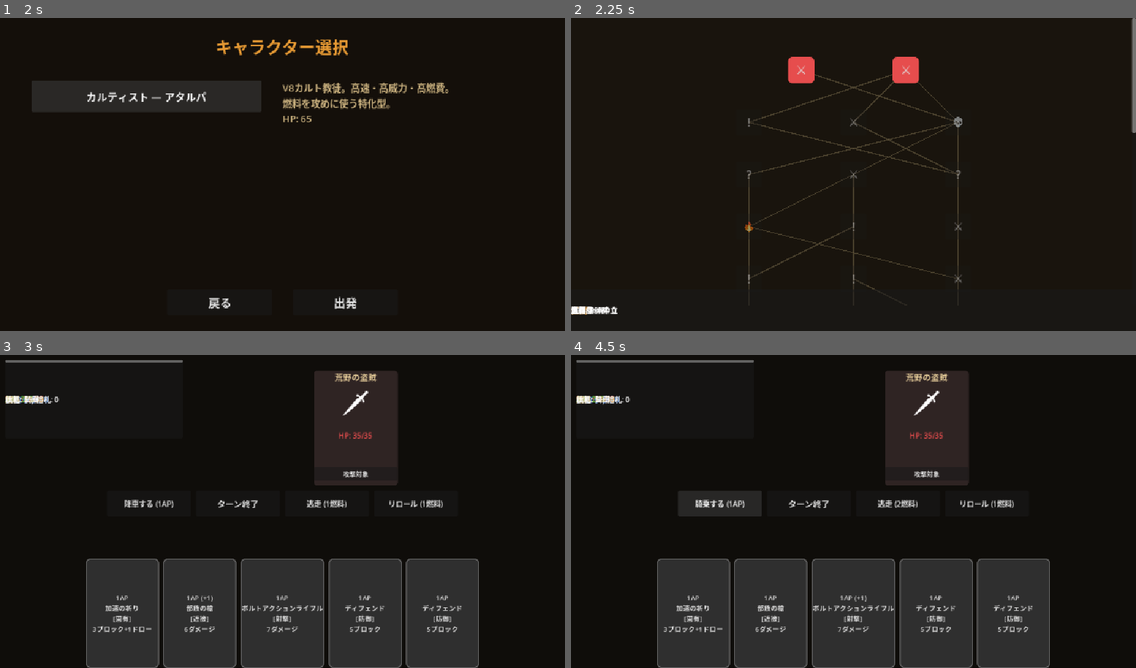
Above: before the commit, frames 1-4 (two rows, left to right).
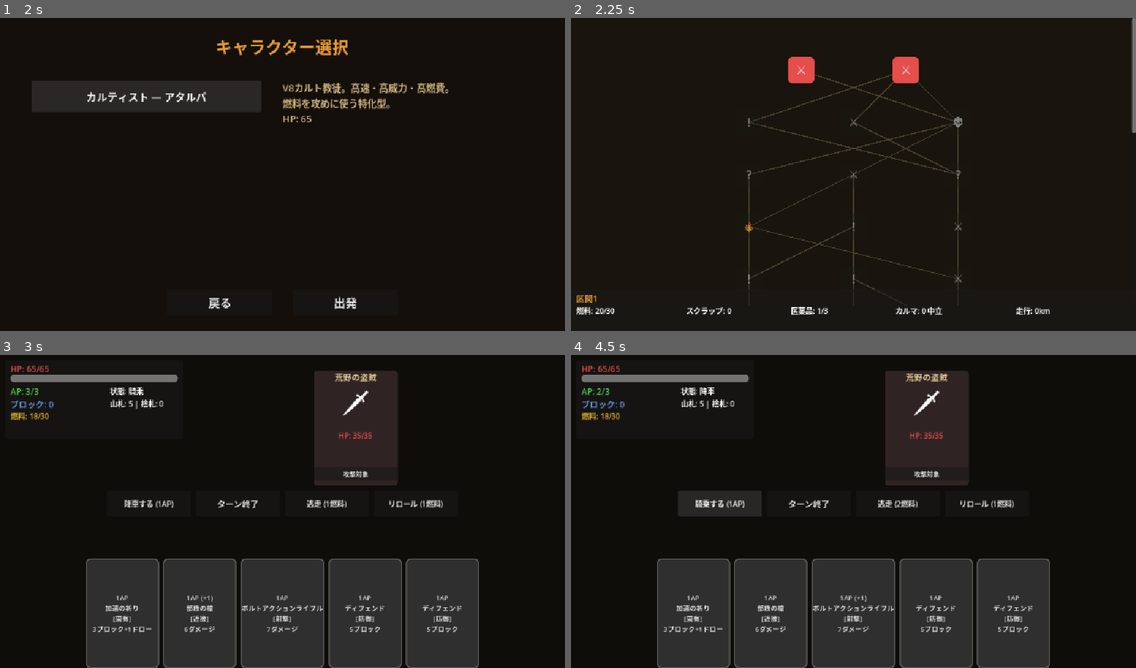
Above: after the commit, the same moments.

Repository: sashimihoutyou/too-fast-to-die
Game: Godot game, scene res://scenes/main/title_screen.tscn
Two runs of this game, one before a commit and one after it. Both use one fixed random seed, a clock stepped at 60 frames per second and the inputs below.
Inputs:
- Up to frame 1 (2 s): click "ニューゲーム" at 0.5 s; click "カルティスト — アタルパ" at 1.25 s
- Up to frame 2 (2.25 s): click "出発" at 2 s
- Up to frame 3 (3 s): click "⚔" at 2.75 s
- Up to frame 4 (4.5 s): click "攻撃対象" at 3.5 s; click "降車する (1AP)" at 4.25 s

Frame 1 is identical in both runs. In frame 2, 0.7% of the frame differs, in the area x 0-85%, y 88-96%; in frame 3, 1.8%, in the area x 0-33%, y 1-21%; in frame 4, 1.8%.

Commit message:
fix: UIの文字重なりとカードクリック時のnullエラーを修正
PanelContainer→Panelに変更しlayout_modeを修正して子ノードのoffset位置を有効化。
target_buttonsの参照をget_nodeパス解決から直接配列保持に変更しnull参照を解消。

Co-Authored-By: Claude Opus 4.6 <noreply@anthropic.com>
Claude-Session: https://claude.ai/code/session_01Rtx1cnbXdNzmTR8yPcX2eb

Diff:
--- a/scenes/combat/combat_screen.gd
+++ b/scenes/combat/combat_screen.gd
@@ -2,6 +2,7 @@
 
 var card_buttons: Array[Button] = []
 var enemy_panels: Array[PanelContainer] = []
+var target_buttons: Array[Button] = []
 var selected_card: CardData = null
 var awaiting_reward: bool = false
 var reward_cards: Array[CardData] = []
@@ -36,6 +37,7 @@
 	for child in $EnemyArea.get_children():
 		child.queue_free()
 	enemy_panels.clear()
+	target_buttons.clear()
 
 	for i in CombatManager.enemies.size():
 		var enemy: Dictionary = CombatManager.enemies[i]
@@ -110,6 +112,7 @@
 		panel.add_child(vbox)
 		$EnemyArea.add_child(panel)
 		enemy_panels.append(panel)
+		target_buttons.append(target_btn)
 
 func _update_hand() -> void:
 	for child in $HandArea.get_children():
@@ -192,9 +195,9 @@
 	_after_card_play()
 
 func _show_target_buttons(show: bool) -> void:
-	for i in enemy_panels.size():
-		var target_btn := enemy_panels[i].get_node("VBoxContainer/TargetButton") as Button
-		target_btn.visible = show and CombatManager.enemies[i]["alive"]
+	for i in target_buttons.size():
+		if i < CombatManager.enemies.size():
+			target_buttons[i].visible = show and CombatManager.enemies[i]["alive"]
 
 func _after_card_play() -> void:
 	_update_hand()
@@ -257,8 +260,8 @@
 func _on_enemy_defeated(idx: int) -> void:
 	if idx < enemy_panels.size():
 		enemy_panels[idx].modulate = Color(0.3, 0.3, 0.3, 0.5)
-		var target_btn := enemy_panels[idx].get_node("VBoxContainer/TargetButton") as Button
-		target_btn.visible = false
+	if idx < target_buttons.size():
+		target_buttons[idx].visible = false
 
 func _on_enemy_hp_changed(idx: int, hp: int, max_hp: int) -> void:
 	if idx < enemy_panels.size():
--- a/scenes/combat/combat_screen.tscn
+++ b/scenes/combat/combat_screen.tscn
@@ -20,7 +20,7 @@
 grow_vertical = 2
 color = Color(0.06, 0.05, 0.04, 1)
 
-[node name="PlayerHUD" type="PanelContainer" parent="."]
+[node name="PlayerHUD" type="Panel" parent="."]
 layout_mode = 1
 offset_left = 10.0
 offset_top = 10.0
@@ -28,7 +28,7 @@
 offset_bottom = 160.0
 
 [node name="HPLabel" type="Label" parent="PlayerHUD"]
-layout_mode = 2
+layout_mode = 1
 offset_left = 10.0
 offset_top = 5.0
 offset_right = 200.0
@@ -38,7 +38,7 @@
 text = "HP: 65/65"
 
 [node name="HPBar" type="ProgressBar" parent="PlayerHUD"]
-layout_mode = 2
+layout_mode = 1
 offset_left = 10.0
 offset_top = 28.0
 offset_right = 330.0
@@ -48,7 +48,7 @@
 show_percentage = false
 
 [node name="APLabel" type="Label" parent="PlayerHUD"]
-layout_mode = 2
+layout_mode = 1
 offset_left = 10.0
 offset_top = 48.0
 offset_right = 200.0
@@ -58,7 +58,7 @@
 text = "AP: 3/3"
 
 [node name="BlockLabel" type="Label" parent="PlayerHUD"]
-layout_mode = 2
+layout_mode = 1
 offset_left = 10.0
 offset_top = 72.0
 offset_right = 200.0
@@ -68,7 +68,7 @@
 text = "ブロック: 0"
 
 [node name="FuelLabel" type="Label" parent="PlayerHUD"]
-layout_mode = 2
+layout_mode = 1
 offset_left = 10.0
 offset_top = 96.0
 offset_right = 200.0
@@ -78,7 +78,7 @@
 text = "燃料: 20/30"
 
 [node name="RangeLabel" type="Label" parent="PlayerHUD"]
-layout_mode = 2
+layout_mode = 1
 offset_left = 200.0
 offset_top = 48.0
 offset_right = 330.0
@@ -87,7 +87,7 @@
 text = "状態: 騎乗"
 
 [node name="DeckLabel" type="Label" parent="PlayerHUD"]
-layout_mode = 2
+layout_mode = 1
 offset_left = 200.0
 offset_top = 72.0
 offset_right = 330.0
--- a/scenes/map/map_screen.tscn
+++ b/scenes/map/map_screen.tscn
@@ -31,7 +31,7 @@
 layout_mode = 2
 custom_minimum_size = Vector2(1080, 1400)
 
-[node name="HUD" type="PanelContainer" parent="."]
+[node name="HUD" type="Panel" parent="."]
 layout_mode = 1
 anchors_preset = 12
 anchor_top = 1.0
@@ -42,7 +42,7 @@
 grow_vertical = 0
 
 [node name="ActLabel" type="Label" parent="HUD"]
-layout_mode = 2
+layout_mode = 1
 offset_left = 10.0
 offset_top = 5.0
 offset_right = 200.0
@@ -52,7 +52,7 @@
 text = "区間1"
 
 [node name="FuelLabel" type="Label" parent="HUD"]
-layout_mode = 2
+layout_mode = 1
 offset_left = 10.0
 offset_top = 30.0
 offset_right = 200.0
@@ -61,7 +61,7 @@
 text = "燃料: 20/30"
 
 [node name="ScrapLabel" type="Label" parent="HUD"]
-layout_mode = 2
+layout_mode = 1
 offset_left = 220.0
 offset_top = 30.0
 offset_right = 400.0
@@ -70,7 +70,7 @@
 text = "スクラップ: 0"
 
 [node name="MedicineLabel" type="Label" parent="HUD"]
-layout_mode = 2
+layout_mode = 1
 offset_left = 420.0
 offset_top = 30.0
 offset_right = 600.0
@@ -79,7 +79,7 @@
 text = "医薬品: 1/3"
 
 [node name="KarmaLabel" type="Label" parent="HUD"]
-layout_mode = 2
+layout_mode = 1
 offset_left = 620.0
 offset_top = 30.0
 offset_right = 830.0
@@ -88,7 +88,7 @@
 text = "カルマ: 0 中立"
 
 [node name="DistanceLabel" type="Label" parent="HUD"]
-layout_mode = 2
+layout_mode = 1
 offset_left = 850.0
 offset_top = 30.0
 offset_right = 1050.0
